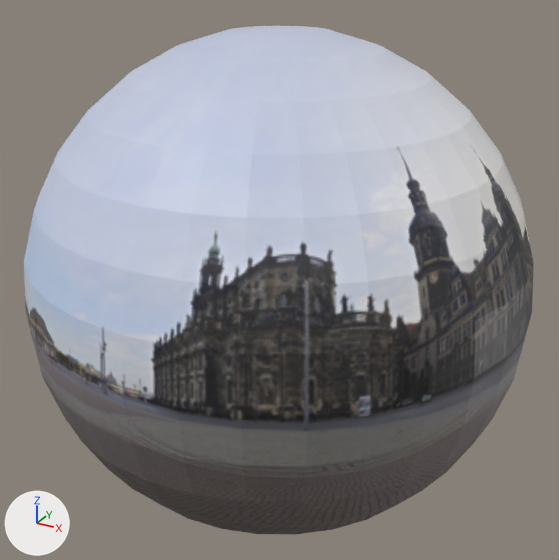
An edit to the glTF model stages/stage02.glb, drawn before and after from the same camera.
Before and after are seen from a camera (50 mm lens) standing at (354.0, -641.0, 321.0) and looking at (1.0, 0.0, 0.0). Lighting does not change. The marker at lower left points along +X, +Y and +Z. The picture after the commit comes second. Where no turn or scale is listed for an object, it has been applied to the vertices.

Script lines for the objects in view, before the commit:
```python
mat_material = principled_material('Material')
mat_material.texture = img_dresden_square
me_sphere = bpy.data.meshes.new('Sphere')
me_sphere.from_pydata(...)  # a UV sphere (32 segments, 16 rings, poles along z) spanning x -250.0..250.0, y -250.0..250.0, z -250.0..250.0
me_sphere.materials.append(mat_material)  # picture img_dresden_square
ob_sphere = bpy.data.objects.new('Sphere', me_sphere)
ob_sphere.location = (0.0, 0.0, 0.0)
```
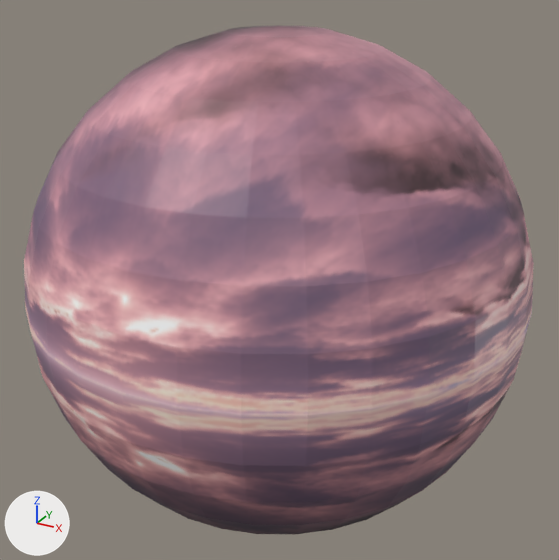
Changed parts and their boxes (x1, y1, x2, y2) in the pictures (559 x 560 px):
'Sphere', surface changed: (24, 26, 534, 534) in both

The change in detail:
Picture 'Panorama_Sky_23-512x512' (img_panorama_sky_23_512x512) is new.
Material 'Material' (mat_material) changes its picture from img_dresden_square to img_panorama_sky_23_512x512.
